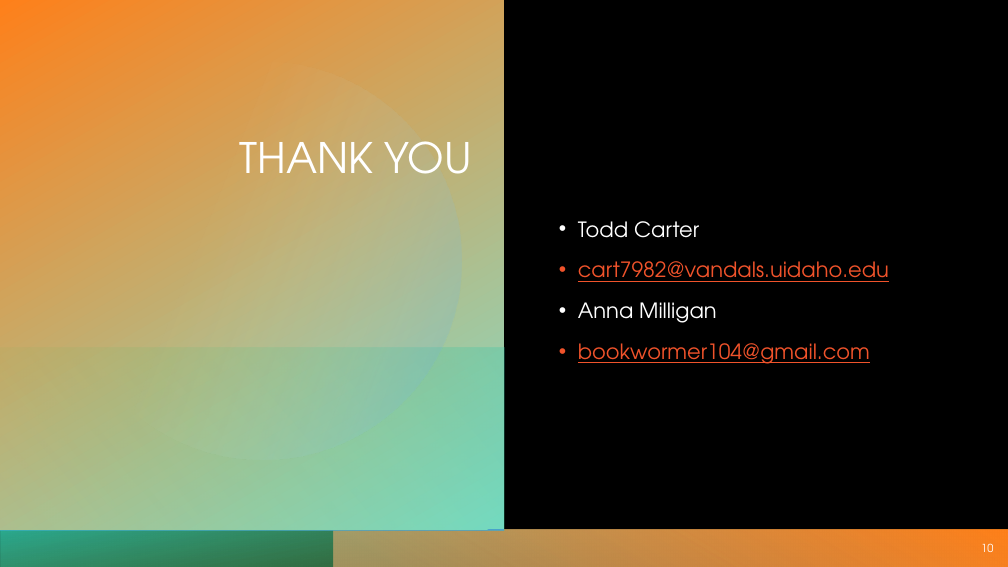
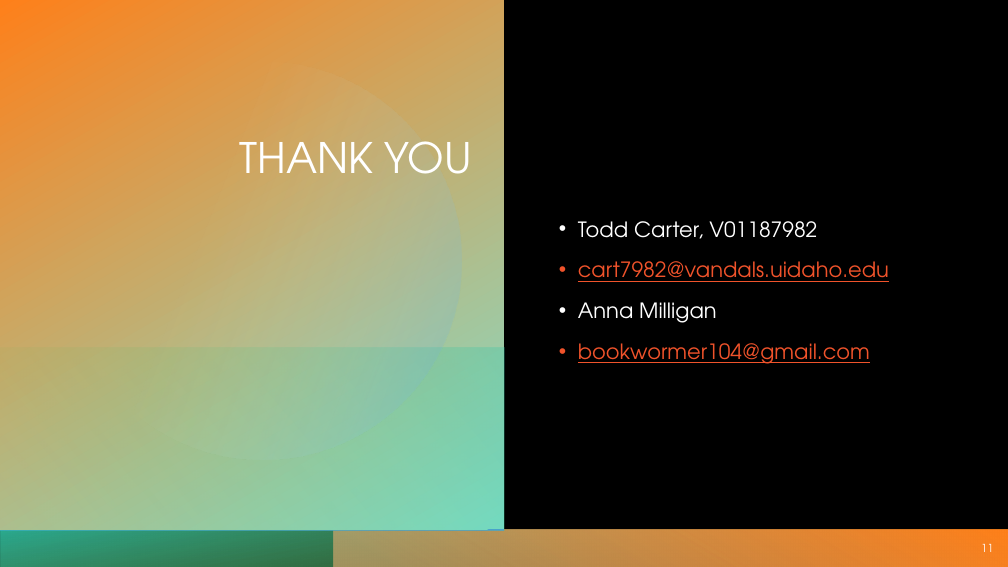
Before and after one commit to cart7982/CaravanSeraiCS360, a slide deck: slide 11 of OpenPlazaCS360Lab/Presentations/OpenPlaza - Phase 2.pptx (slide 10 before the commit). Drawn at 1008x567 pixels with LibreOffice and Linux fonts; fonts in the diff are those of the drawing; background and template pictures are left out. Boxes give left, top, right and bottom in pixels: in the first picture for what was removed or moved away, otherwise in the second. Text is boxed around its words. In the diff, an @@ line names an element or a change of style, - is before the commit and + after.

```diff
--- a/OpenPlazaCS360Lab/Presentations/OpenPlaza - Phase 2.pptx
+++ b/OpenPlazaCS360Lab/Presentations/OpenPlaza - Phase 2.pptx
@@ text at box(578, 221, 817, 239): text changed @@
-• Todd Carter
+• Todd Carter, V01187982
@@ page number at box(981, 544, 993, 552): text changed @@
-10
+11
```
Also in this commit, not shown: 2 other slides changed, 1 slide added.
